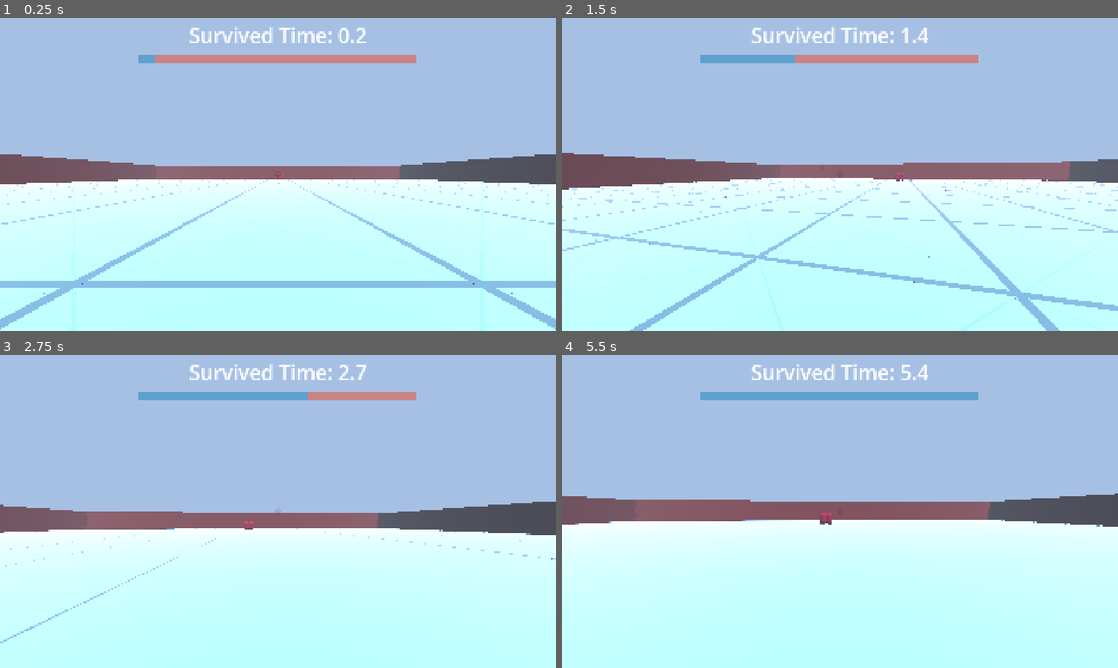
Above: before the commit, frames 1-4 (two rows, left to right).
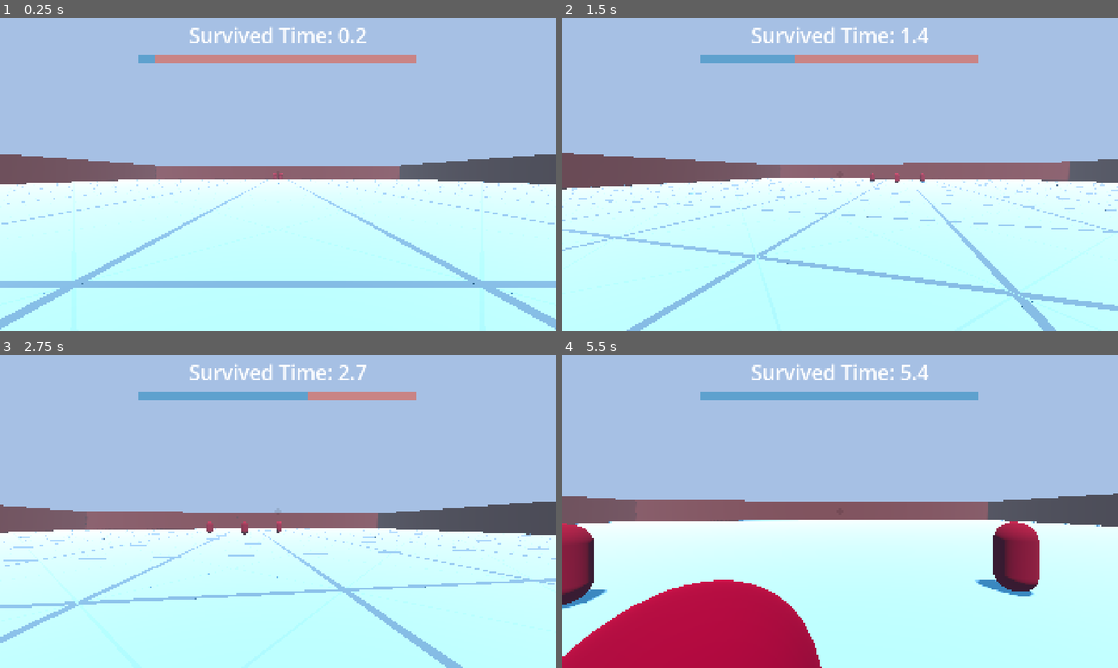
Above: after the commit, the same moments.

Repository: robotmaster/3d_game
Game: Godot game, scene res://scenes/main.tscn
The game is run twice, just before and just after one commit, with the same random seed, the same clock (stepped at 60 frames per second) and the same inputs.
Inputs (mouse positions are in pixels of both pictures, inside the frame that each line leads up to):
- Up to frame 1 (0.25 s): no input
- Up to frame 2 (1.5 s): move the mouse to (867, 174) at 0.52 s; hold W (forward) from 0.53 s (still down); click (867, 174) at 0.6 s; tap Space at 0.77, 0.8, 1.07, 1.35 s; move the mouse to (812, 174) at 1.27 s
- Up to frame 3 (2.75 s): keep holding W (forward); tap Space at 1.52, 1.82, 2.3 s; click (250, 511) at 1.55 s; move the mouse to (289, 505) at 2.02 s; click (289, 505) at 2.1 s
- Up to frame 4 (5.5 s): keep holding W (forward); move the mouse to (834, 517) at 2.77 s; tap Shift (sprint) at 2.85 s; tap Space at 3.02, 3.32, 3.77, 3.8, 4.07, 4.35, 4.52, 4.82, 5.3 s; click (834, 517) at 3.05 s; move the mouse to (878, 514) at 3.52 s; click (878, 514) at 3.6 s; tap ` (debug_command) at 4.15 s; move the mouse to (795, 508) at 4.27 s; click (795, 508) at 4.55 s; tap Backspace (debug_off) at 4.9 s; move the mouse to (845, 511) at 5.02 s; click (845, 511) at 5.1 s

The runs differ from the first frame. In frame 1, less than 0.1% of the frame differs, in the area x 49-51%, y 49-52%; in frame 2, 0.9%; in frame 3, 2.8%; in frame 4, 13%, in the area x 0-100%, y 44-100%.

Commit message:
added debug camera to input playback

Diff:
--- a/3d-scary/project.godot
+++ b/3d-scary/project.godot
@@ -18,6 +18,7 @@
 [autoload]
 
 Global="*res://scripts/global.gd"
+MouseInputs="*res://scripts/mouse_inputs.gd"
 
 [display]
 
--- a/3d-scary/scenes/main.tscn
+++ b/3d-scary/scenes/main.tscn
@@ -1,7 +1,8 @@
-[gd_scene load_steps=14 format=3 uid="uid://rf7np0rsqv73"]
+[gd_scene load_steps=15 format=3 uid="uid://rf7np0rsqv73"]
 
 [ext_resource type="Script" uid="uid://b8jky8cdj2v2q" path="res://scripts/environment.gd" id="1_jyhfs"]
 [ext_resource type="PackedScene" uid="uid://d2vu722mqafpl" path="res://scenes/player.tscn" id="2_0wfyh"]
+[ext_resource type="Script" uid="uid://dnrygxfbf357r" path="res://scripts/debug_cam.gd" id="2_o6xl0"]
 [ext_resource type="Script" uid="uid://78vxtj03c3vk" path="res://scripts/floor.gd" id="2_sugp2"]
 [ext_resource type="Script" uid="uid://0nk2kv1lue0c" path="res://scripts/ui.gd" id="4_jyhfs"]
 [ext_resource type="Texture2D" uid="uid://dmy8ib8gbexcq" path="res://monster_smile.png" id="5_tbgi4"]
@@ -48,6 +49,10 @@
 transform = Transform3D(0.9936507, 0.03754537, 0.106060095, -0.11250954, 0.33158946, 0.93669087, 0, -0.9426763, 0.3337083, 0, 0, 0)
 light_energy = 0.25
 shadow_enabled = true
+
+[node name="DebugCam" type="Camera3D" parent="."]
+transform = Transform3D(1, 0, 0, 0, 1, 0, 0, 0, 1, 0, 5.329026, 0)
+script = ExtResource("2_o6xl0")
 
 [node name="Floor" type="StaticBody3D" parent="."]
 script = ExtResource("2_sugp2")
--- a/3d-scary/scenes/player.tscn
+++ b/3d-scary/scenes/player.tscn
@@ -25,25 +25,29 @@
 transform = Transform3D(1, 0, 0, 0, 1, 0, 0, 0, 1, 0, 1.6493316, 0)
 
 [node name="Camera3D" type="Camera3D" parent="CameraPivot"]
+cull_mask = 1048573
+current = true
 
 [node name="PlayerModel" type="Node3D" parent="."]
 transform = Transform3D(1, 0, 0, 0, 1, 0, 0, 0, 1, 0, 1.6493316, 0)
-visible = false
 
 [node name="MeshInstance3D" type="MeshInstance3D" parent="PlayerModel"]
 transform = Transform3D(1, 0, 0, 0, 1, 0, 0, 0, 1, 0, -0.6265583, 0)
+layers = 2
 mesh = SubResource("CapsuleMesh_3vyb7")
 skeleton = NodePath("../../PlayerCollision")
 surface_material_override/0 = SubResource("StandardMaterial3D_3vyb7")
 
 [node name="MeshInstance3D2" type="MeshInstance3D" parent="PlayerModel"]
 transform = Transform3D(0.21393485, 0, 0, 0, 0.28051832, 0, 0, 0, 0.53128946, 0.18, -0.20833158, -0.314)
+layers = 2
 mesh = SubResource("BoxMesh_3vyb7")
 skeleton = NodePath("../..")
 surface_material_override/0 = SubResource("StandardMaterial3D_g2els")
 
 [node name="MeshInstance3D3" type="MeshInstance3D" parent="PlayerModel"]
 transform = Transform3D(0.21393485, 0, 0, 0, 0.28051832, 0, 0, 0, 0.53128946, -0.18, -0.20833158, -0.314)
+layers = 2
 mesh = SubResource("BoxMesh_3vyb7")
 skeleton = NodePath("../..")
 surface_material_override/0 = SubResource("StandardMaterial3D_g2els")
--- /dev/null
+++ b/3d-scary/scripts/debug_cam.gd
@@ -0,0 +1,27 @@
+extends Camera3D
+
+var CAM_SPEED = 0.2
+var camera_pitch = 0.0
+@onready var Global : GlobalType = get_node("/root/Global")
+
+func _physics_process(delta: float) -> void:
+	if not current:
+		return
+	if Input.is_physical_key_pressed(Key.KEY_SPACE):
+		global_position.y += CAM_SPEED
+	if Input.is_physical_key_pressed(Key.KEY_SHIFT):
+		global_position.y -= CAM_SPEED
+
+
+	var mouse_motion = Global.unhandled_mouse_motion
+	rotate_y(-mouse_motion.x)
+	camera_pitch -= mouse_motion.y
+	camera_pitch = clamp(camera_pitch, deg_to_rad(-80), deg_to_rad(80))
+	rotation.x = camera_pitch
+
+
+	var input_dir = Input.get_vector("left", "right", "forward", "back")
+	var direction := (transform.basis * Vector3(input_dir.x, 0, input_dir.y))
+	direction.y = 0
+	direction = direction.normalized()
+	global_position += direction * CAM_SPEED
--- a/3d-scary/scripts/global.gd
+++ b/3d-scary/scripts/global.gd
@@ -14,14 +14,13 @@
 var log_file
 
 var playing_back_inputs = false
-var input_file = "user://game_logs/2026-04-12T21-12-03.txt"
+var input_file = "user://game_logs/2026-04-14T16-10-02.txt"
 var inputs_to_play = {}
 
 
 var settings = {
 	"scary": false
 }
-
 
 func _ready() -> void:
 	Input.mouse_mode = Input.MOUSE_MODE_CAPTURED
@@ -36,25 +35,10 @@
 		#Engine.max_physics_steps_per_frame = 0
 		#Engine.physics_ticks_per_second = 0
 func _unhandled_input(event):
-	if Global.game_paused:
+	if game_paused:
 		return
-	if not playing_back_inputs and event is InputEventMouseMotion and Input.mouse_mode == Input.MOUSE_MODE_CAPTURED:
+	if event is InputEventMouseMotion and Input.mouse_mode == Input.MOUSE_MODE_CAPTURED:
 		unhandled_mouse_motion += event.relative * mouse_sensitivity
-
-func handle_mouse_down():
-	if Input.is_action_just_pressed("click") and Input.mouse_mode != Input.MOUSE_MODE_CAPTURED:
-		game_paused = false
-		Input.mouse_mode = Input.MOUSE_MODE_CAPTURED
-		#Engine.time_scale = 1
-		#Engine.physics_ticks_per_second = 60
-		if not playing_back_inputs:
-			return
-	if not get_input("JUSTclick"):
-		return
-
-	var player = get_node("/root/Main/Player")
-	if player.get_node("CameraPivot") != null:
-		player.handle_mouse_click.call_deferred()
 
 func new_game():
 	physics_frames_at_last_game = Engine.get_physics_frames()
@@ -69,8 +53,14 @@
 
 	if playing_back_inputs:
 		inputs_to_play = JSON.parse_string(FileAccess.get_file_as_string(input_file))
+		var read_seed = inputs_to_play["seed"]
+		seed(read_seed)
 	else:
+		randomize()
+		var game_seed = randi()
+		seed(game_seed)
 		log_file = FileAccess.open("user://game_logs/" + time + ".txt", FileAccess.WRITE)
+		input_logs["seed"] = game_seed
 
 func passed_physics_frames():
 	return Engine.get_physics_frames() - physics_frames_at_last_game
@@ -81,24 +71,12 @@
 	else:
 		handle_playback_input_toggle()
 
-	handle_mouse_down()
-	var mouse_motion = unhandled_mouse_motion
-	var player = get_node("/root/Main/Player")
-	if player != null and not player.dead:
-		if playing_back_inputs:
-			var all_movement = inputs_to_play.mouse_movement
-			if len(all_movement) <= passed_physics_frames():
-				player.turn_player(mouse_motion)
-			else:
-				var turn_string : String = all_movement[passed_physics_frames()]
-				var x_and_y = turn_string.split(" ")
-				var x = float(x_and_y[0])
-				var y = float(x_and_y[1])
-				player.turn_player(Vector2(x, y))
-		else:
-			player.turn_player(mouse_motion)
-	unhandled_mouse_motion = Vector2()
-
+	if playing_back_inputs and Input.is_action_just_pressed("debug_command"):
+		var player = get_node("/root/Main/Player")
+		if get_node("/root/Main/DebugCam").current != true:
+			get_node("/root/Main/DebugCam").current = true
+		elif player != null and not player.dead:
+			get_node("/root/Main/Player/CameraPivot/Camera3D").current = true
 func handle_playback_input_toggle():
 	for input in logs_needed:
 		if input.begins_with("JUST"):
--- a/3d-scary/scripts/monster.gd
+++ b/3d-scary/scripts/monster.gd
@@ -43,23 +43,15 @@
 
 	var direction = (target - Vector2(global_position.x, global_position.z)).normalized()
 
-	#linear_velocity.x += direction.x * max_speed * ACCELERATION_MULT
-	#linear_velocity.z += direction.y * max_speed * ACCELERATION_MULT
+	linear_velocity.x += direction.x * max_speed * ACCELERATION_MULT
+	linear_velocity.z += direction.y * max_speed * ACCELERATION_MULT
 
 	if linear_velocity.length() > max_speed:
 		linear_velocity = linear_velocity.normalized() * max_speed
 	look_at(Vector3(target.x, 0, target.y))
 	global_rotation.x = 0
 	global_rotation.z = 0
-	#
-#func _process(delta: float) -> void:
-	#var path = pathfind_to_player()
-	#if Input.is_action_just_pressed("debug_command"):
-		#for i in path:
-			#var placeholder = load("res://scenes/placeholder.tscn").instantiate()
-			#placeholder.global_position = Vector3(cell_to_world(i.position_x), 0, cell_to_world(i.position_y))
-			#get_tree().current_scene.add_child(placeholder)
-#
+
 func _process(delta: float) -> void:
 	if Camera.is_position_in_frustum(global_position):
 		seen_time += delta
--- /dev/null
+++ b/3d-scary/scripts/mouse_inputs.gd
@@ -0,0 +1,43 @@
+extends Node
+
+@onready var Global : GlobalType = get_node("/root/Global")
+
+func _ready() -> void:
+
+	set_physics_process_priority(9999)
+	set_process_priority(9999)
+
+func _physics_process(delta: float) -> void:
+	handle_mouse_down()
+	var mouse_motion = Global.unhandled_mouse_motion
+	var player = get_node("/root/Main/Player")
+	if player != null and not player.dead:
+		if Global.playing_back_inputs:
+			var all_movement = Global.inputs_to_play.mouse_movement
+			if len(all_movement) <= Global.passed_physics_frames():
+				player.turn_player(mouse_motion)
+			else:
+				var turn_string : String = all_movement[Global.passed_physics_frames()]
+				var x_and_y = turn_string.split(" ")
+				var x = float(x_and_y[0])
+				var y = float(x_and_y[1])
+				player.turn_player(Vector2(x, y))
+		else:
+			player.turn_player(mouse_motion)
+	Global.unhandled_mouse_motion = Vector2()
+
+
+func handle_mouse_down():
+	if Input.is_action_just_pressed("click") and Input.mouse_mode != Input.MOUSE_MODE_CAPTURED:
+		Global.game_paused = false
+		Input.mouse_mode = Input.MOUSE_MODE_CAPTURED
+		#Engine.time_scale = 1
+		#Engine.physics_ticks_per_second = 60
+		if not Global.playing_back_inputs:
+			return
+	if not Global.get_input("JUSTclick"):
+		return
+
+	var player = get_node("/root/Main/Player")
+	if player.get_node("CameraPivot") != null:
+		player.handle_mouse_click()
--- a/3d-scary/scripts/player.gd
+++ b/3d-scary/scripts/player.gd
@@ -2,7 +2,7 @@
 class_name PlayerType
 
 @export var SPEED := 4.7
-@export var SPRINT_SPEED_MULT := 2.05
+@export var SPRINT_SPEED_MULT := 2
 @export var SIDEWAYS_SPRINT_NERF = 0.4
 @export var STAMINA_TIME = 2
 @export var STAMINA_REGEN_TIME = 4.5
Not shown, added: 3d-scary/scripts/debug_cam.gd.uid
Not shown, added: 3d-scary/scripts/mouse_inputs.gd.uid
